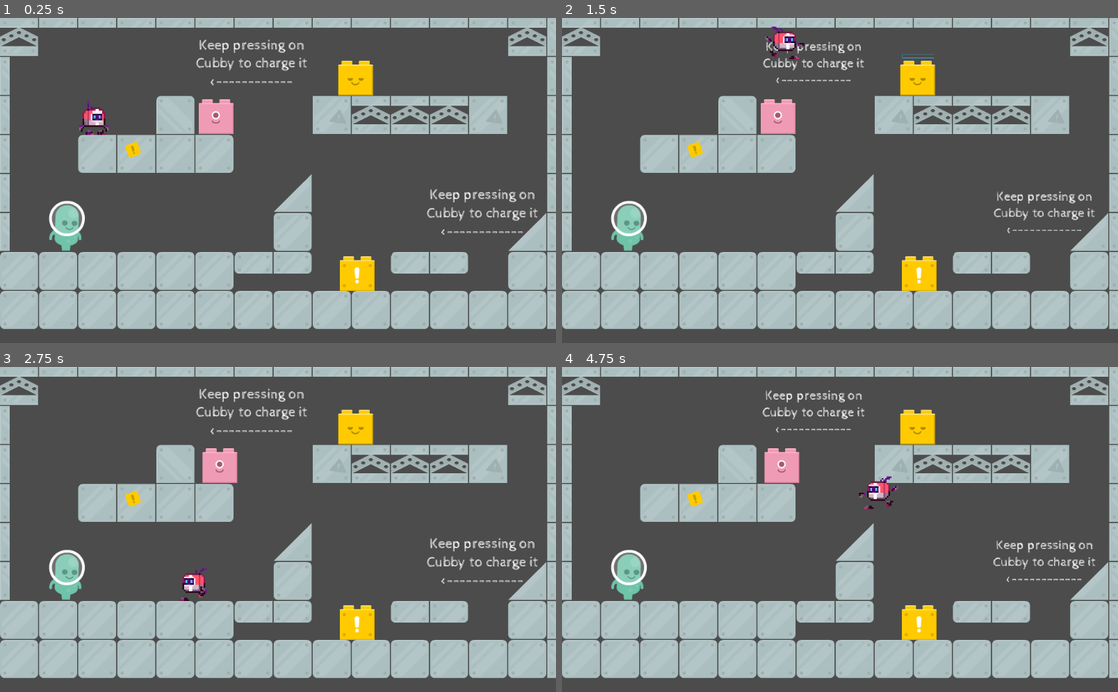
Above: before the commit, frames 1-4 (two rows, left to right).
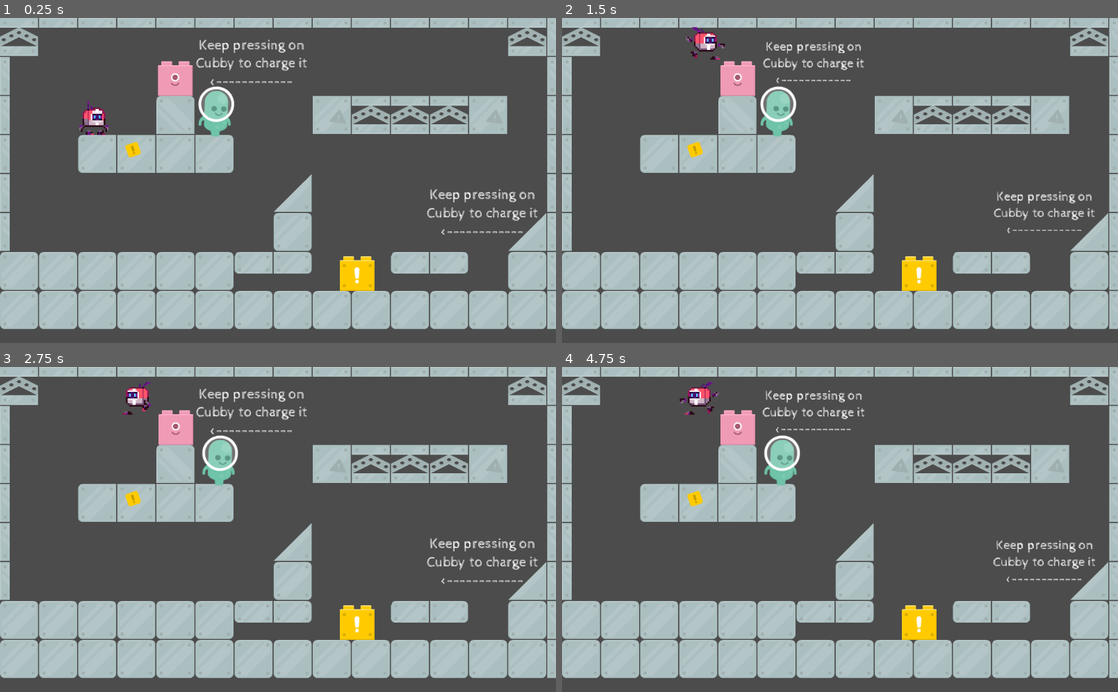
Above: after the commit, the same moments.

Repository: jjramos-dev/Brackeys2020-4
Game: Godot game, scene res://Levels/TestLevel/RafaTest.tscn
Two runs of this game, one before a commit and one after it. Both use one fixed random seed, a clock stepped at 60 frames per second and the inputs below. This scene is started directly instead of the project's main scene.
Inputs (mouse positions are in pixels of both pictures, inside the frame that each line leads up to):
- Up to frame 1 (0.25 s): no input
- Up to frame 2 (1.5 s): move the mouse to (628, 226) at 0.52 s; hold Right (right) from 0.53 s (still down); tap Space (jump) at 0.6, 0.77, 1.07, 1.35 s; click (628, 226) at 0.67 s; move the mouse to (917, 76) at 1.27 s; click (917, 76) at 1.42 s
- Up to frame 3 (2.75 s): tap Space (jump) at 1.52, 1.82, 2.1 s; move the mouse to (216, 464) at 2.02 s; release Right (right) at 2.03 s; hold Left (left) from 2.03 s (still down); click (216, 464) at 2.17 s
- Up to frame 4 (4.75 s): move the mouse to (917, 623) at 2.77 s; release Left (left) at 2.78 s; hold Right (right) 2.78-4.28 s; tap Space (jump) at 2.85, 3.02, 3.32, 3.6, 3.77, 4.07, 4.35, 4.52 s; click (917, 623) at 2.92 s; move the mouse to (1006, 578) at 3.52 s; move the mouse to (673, 480) at 4.27 s; hold Left (left) from 4.28 s (still down)

The runs differ from the first frame. In frame 1, 2.9% of the frame differs, in the area x 8-68%, y 13-72%; in frame 2, 3.6%, in the area x 8-68%, y 2-72%; in frame 3, 3.5%; in frame 4, 3.6%.

Commit message:
Puppet jump with the player on it

Diff:
--- a/Game/Levels/TestLevel/RafaTest.tscn
+++ b/Game/Levels/TestLevel/RafaTest.tscn
@@ -1,11 +1,10 @@
-[gd_scene load_steps=29 format=2]
+[gd_scene load_steps=28 format=2]
 
 [ext_resource path="res://Levels/TestLevel/Graphics/sheet.png" type="Texture" id=1]
 [ext_resource path="res://Puppets/Puppet1/Puppet1.tscn" type="PackedScene" id=2]
 [ext_resource path="res://gui/Hint.tscn" type="PackedScene" id=3]
 [ext_resource path="res://Puppets/PuppetGeneric/GUI.gd" type="Script" id=4]
 [ext_resource path="res://Player/player.tscn" type="PackedScene" id=5]
-[ext_resource path="res://Puppets/PuppetGeneric/Puppet.tscn" type="PackedScene" id=6]
 [ext_resource path="res://Puppets/PuppetFly/PuppetFly.tscn" type="PackedScene" id=7]
 [ext_resource path="res://Puppets/PuppetJump/PuppetJump.tscn" type="PackedScene" id=8]
 
@@ -488,13 +487,10 @@
 [node name="Machines" type="Node" parent="."]
 
 [node name="Puppet1" parent="Machines" instance=ExtResource( 2 )]
-position = Vector2( 121, 384.001 )
-
-[node name="Puppet" parent="Machines" instance=ExtResource( 6 )]
-position = Vector2( 655.002, 111 )
+position = Vector2( 396.001, 173 )
 
 [node name="Puppet2" parent="Machines" instance=ExtResource( 7 )]
-position = Vector2( 397.001, 182.001 )
+position = Vector2( 323.001, 107.001 )
 
 [node name="Puppet3" parent="Machines" instance=ExtResource( 8 )]
 position = Vector2( 658.002, 472.001 )
--- a/Game/Puppets/PuppetFly/PuppetFly.gd
+++ b/Game/Puppets/PuppetFly/PuppetFly.gd
@@ -1,7 +1,4 @@
 extends Puppet
-
-func _on_discharge():
-	velocity = move_and_slide(velocity,Vector2.UP)
 
 func apply_charge():
 	if energy > 0:
--- a/Game/Puppets/PuppetGeneric/Puppet.gd
+++ b/Game/Puppets/PuppetGeneric/Puppet.gd
@@ -18,7 +18,7 @@
 export var jump_height_step := 20.0
 export var time_jump_apex := 0.4
 
-var jump_height : float
+var jump_height : float = 120.0
 
 var direction : float = 1.0
 var gravity : float
@@ -49,19 +49,10 @@
 
 	if state==STATE.RECHARGING:
 		recharge(delta*recharge_rate)
-
 	else:
 		#apply_charge(energy,delta)
 		apply_charge()
 		discharge(delta*discharge_rate)
-
-	"""# todo: Copy from player!!!!!!
-	if is_on_floor():
-		gravity_speed=Vector2(0,10)
-	else:
-		gravity_speed+=Vector2(0,10*delta)
-	"""
-
 
 	if energy>0:
 		$TextureProgress.visible=true
@@ -69,10 +60,8 @@
 	else:
 		$TextureProgress.visible=false
 
-
 func update_bar(en):
 	$TextureProgress.value=en  # /(1.0*max_energy)  # x100
-
 
 func discharge(en):
 	state=STATE.DISCHARGING
@@ -85,7 +74,7 @@
 	state=STATE.IDLE
 
 func apply_charge():
-	if energy>0 and is_on_floor():
+	if energy > 0 and is_on_floor():
 		direction = 1
 	elif direction > 0.01:
 		direction *= stop_speed
--- a/Game/Puppets/PuppetJump/PuppetJump.gd
+++ b/Game/Puppets/PuppetJump/PuppetJump.gd
@@ -1,18 +1,15 @@
 extends Puppet
+
+var on_jump := false
 
 func _ready():
 	recharge_rate = 4
 	discharge_rate = 8
 
 func _on_discharge():
-	if energy>0:
-		direction = 1
-	elif direction > 0.01:
-		direction *= stop_speed
-	else:
-		direction = 0
-	velocity.y = -speed * direction
-	velocity = move_and_slide(velocity,Vector2.UP)
+	if max_energy_charged > 0 and not on_jump:
+		on_jump = true
+		$Timer.start(0.4)
 	"""var pre_vel : Vector2
 	if max_energy_charged > 0:
 		print(max_energy_charged)
@@ -26,16 +23,26 @@
 			print("I collided with ", collision.collider.name)"""
 
 
+func jump_3() -> void:
+	position.y -= max_energy_charged
 
-func jump(jump_mult : int) -> void:
+"""func jump(jump_mult : int) -> void:
 	jump_height = jump_height_step * jump_mult
 	gravity = (2 * jump_height) / pow(time_jump_apex, 2)
 	jump_force = gravity * time_jump_apex
 	velocity.y = -jump_force
 
 func jump2(jump_mult : int) -> void:
-	pass
+	pass"""
 
 func apply_charge():
 	if energy > max_energy_charged:
 		max_energy_charged = energy
+	if on_jump:
+		jump_3()
+	else:
+		velocity = move_and_slide(velocity,Vector2.UP)
+
+func _on_Timer_timeout() -> void:
+	on_jump = false
+	max_energy_charged = 0
--- a/Game/Puppets/PuppetJump/PuppetJump.tscn
+++ b/Game/Puppets/PuppetJump/PuppetJump.tscn
@@ -9,3 +9,8 @@
 
 [node name="Sprite" parent="." index="0"]
 texture = ExtResource( 3 )
+
+[node name="Timer" type="Timer" parent="." index="4"]
+wait_time = 0.4
+one_shot = true
+[connection signal="timeout" from="Timer" to="." method="_on_Timer_timeout"]
